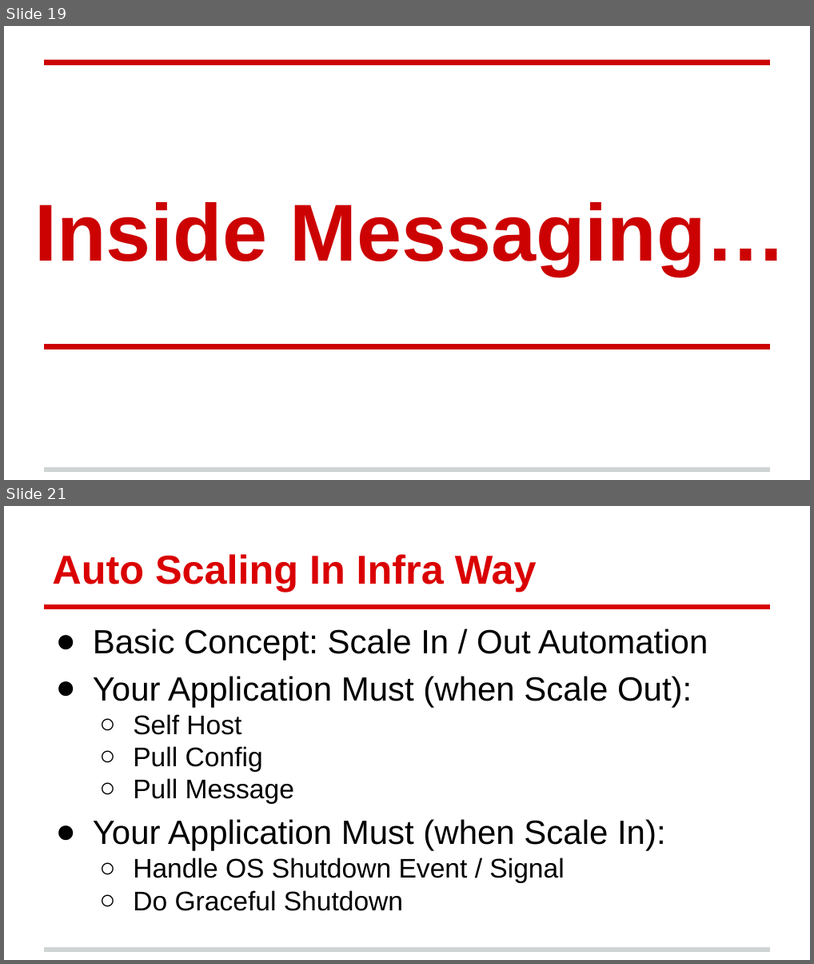
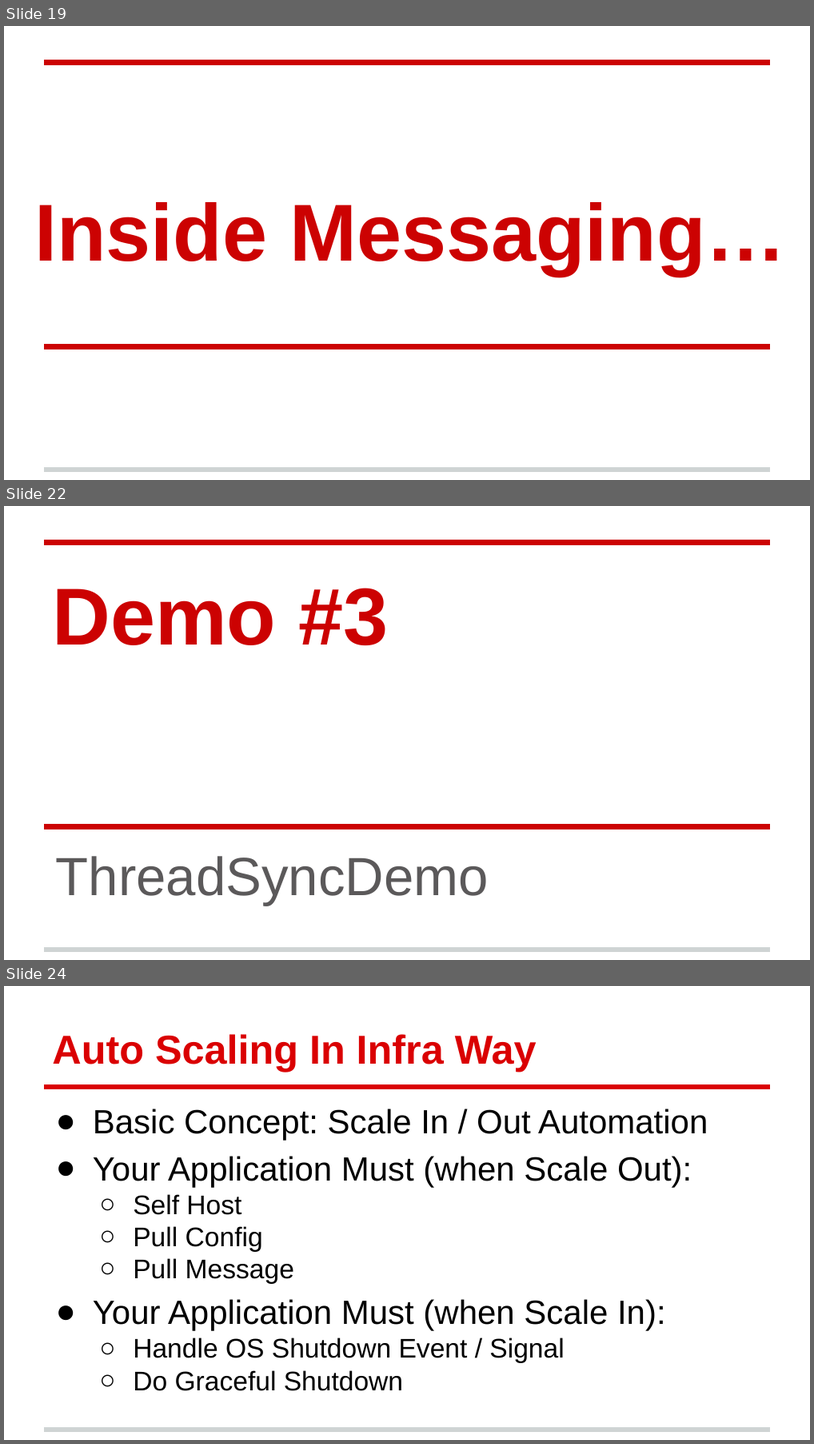
Before and after one commit to andrew0928/Meetup, a slide deck: 20190123.MessageQueueRPC/91APP-MessageQueueRPC-20190123.pptx. Shown one above the other, each under a label of ours: slides 19 and 21 before the commit, slides 19, 22 and 24 after it; the slides between them are not shown. The pictures are 814x964 and 814x1444 pixels, drawn with LibreOffice and Linux fonts; fonts in the diff are those of the drawing; background and template pictures are left out. Boxes give left, top, right and bottom in pixels: in the first picture for what was removed or moved away, otherwise in the second. Text is boxed around its words. In the diff, an @@ line names an element or a change of style, - is before the commit and + after.

```diff
--- a/20190123.MessageQueueRPC/91APP-MessageQueueRPC-20190123.pptx
+++ b/20190123.MessageQueueRPC/91APP-MessageQueueRPC-20190123.pptx
@@ slide 22 added at (4, 506, 810, 960), background #FFFFFF; not listed: 3 template elements that a slide beside it also shows @@
@@ title added at (52, 588, 388, 645), 72 pt, text #CC0202, bold @@
+Demo #3
@@ subtitle added at (56, 856, 489, 905), 48 pt, text #5B595A @@
+ThreadSyncDemo
@@ what was slide 21 is now slide 24 @@
```
Also in this commit, not shown: 1 slide changed, 9 other slides added, 3 slides removed, 2 other files.
